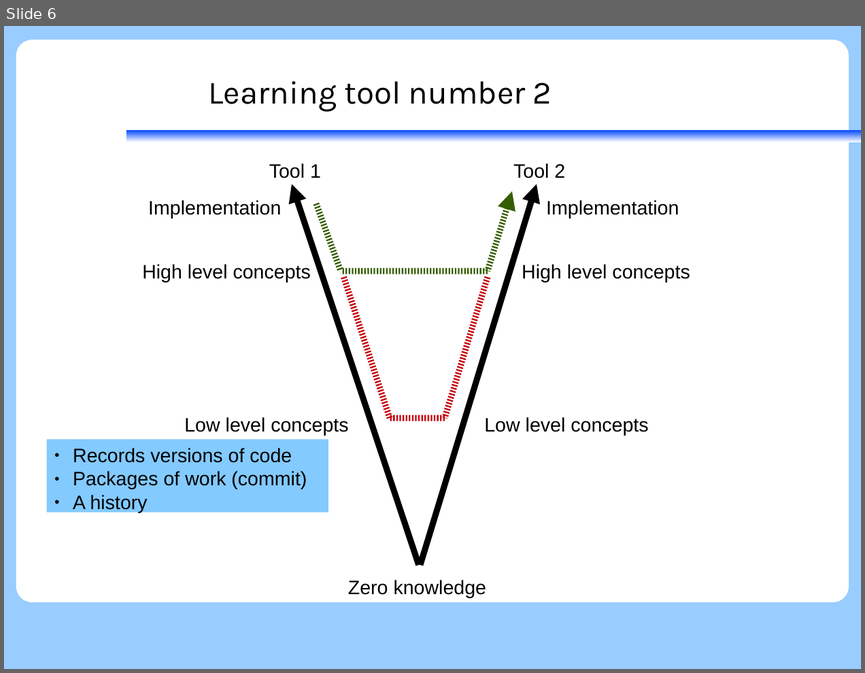
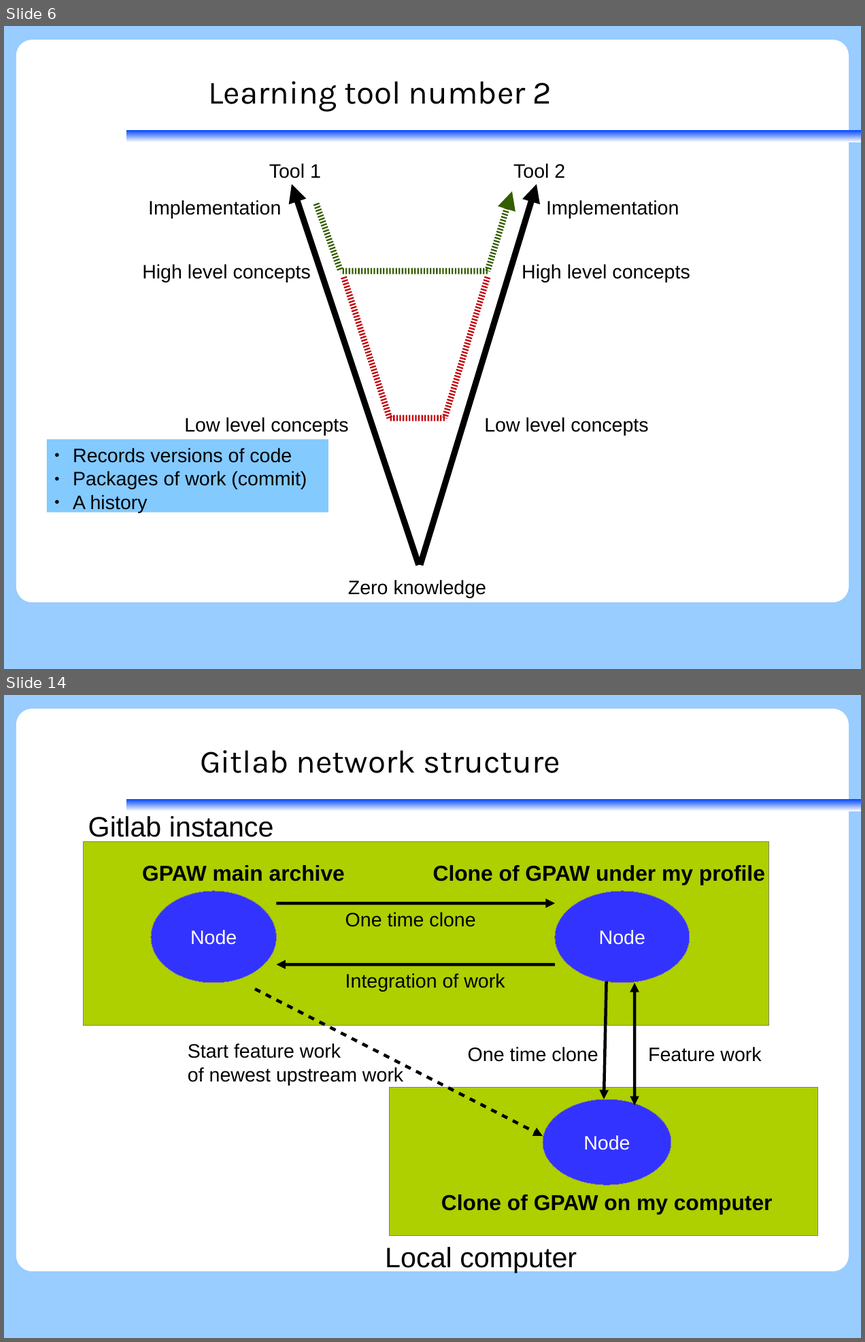
Before and after one commit to KennethNielsen/presentations, a slide deck: git/git.odp. Shown one above the other, each under a label of ours: slide 6 before the commit, slides 6 and 14 after it; the slides between them are not shown. The pictures are 865x673 and 865x1342 pixels, drawn with LibreOffice and Linux fonts; fonts in the diff are those of the drawing; background and template pictures are left out. Boxes give left, top, right and bottom in pixels: in the first picture for what was removed or moved away, otherwise in the second. Text is boxed around its words. In the diff, an @@ line names an element or a change of style, - is before the commit and + after.

Commit message:
Network part of git

```diff
--- a/git/git.odp
+++ b/git/git.odp
@@ slide 14 added at [4, 695, 861, 1338], background #99CCFF; not listed: 2 template elements that a slide beside it also shows @@
@@ title added at [200, 750, 561, 773], 30 pt, text #000000 @@
+Gitlab network structure
@@ text added at [88, 816, 274, 843], 26 pt, text #000000 @@
+Gitlab instance
@@ rectangle added at [84, 842, 769, 1025], fill #AECF00, outline #808080 0 pt @@
@@ text added at [142, 865, 345, 881], 20 pt, text #000000, bold @@
+GPAW main archive
@@ text added at [433, 865, 765, 884], 20 pt, text #000000, bold @@
+Clone of GPAW under my profile
@@ ellipse added at [151, 891, 276, 983], fill #3333FF, outline #808080 0 pt, 18 pt, text #FFFFFF @@
+Node
@@ ellipse added at [555, 891, 689, 983], fill #3333FF, outline #808080 0 pt, 18 pt, text #FFFFFF @@
+Node
@@ arrow added from (276, 903) to (555, 903), #000000 2.83 pt @@
@@ text added at [345, 912, 475, 927], 18 pt, text #000000 @@
+One time clone
@@ arrow added from (555, 964) to (276, 964), #000000 2.83 pt @@
@@ text added at [345, 973, 504, 991], 18 pt, text #000000 @@
+Integration of work
@@ arrow added from (255, 989) to (543, 1136), #000000 2.83 pt @@
@@ arrow added from (606, 981) to (604, 1100), #000000 2.83 pt @@
@@ double arrow added from (634, 983) to (634, 1106), #000000 2.83 pt @@
@@ text added at [188, 1043, 403, 1085], 18 pt, text #000000 @@
+Start feature work
+of newest upstream work
@@ text added at [468, 1047, 598, 1062], 18 pt, text #000000 @@
+One time clone
@@ text added at [648, 1047, 761, 1062], 18 pt, text #000000 @@
+Feature work
@@ rectangle added at [390, 1087, 818, 1236], fill #AECF00, outline #808080 0 pt @@
@@ ellipse added at [543, 1100, 671, 1185], fill #3333FF, outline #808080 0 pt, 18 pt, text #FFFFFF @@
+Node
@@ text added at [441, 1194, 772, 1214], 20 pt, text #000000, bold @@
+Clone of GPAW on my computer
@@ text added at [385, 1246, 577, 1272], 26 pt, text #000000 @@
+Local computer
```
Also in this commit, not shown: 4 slides changed, 8 other slides added, 1 slide removed.
